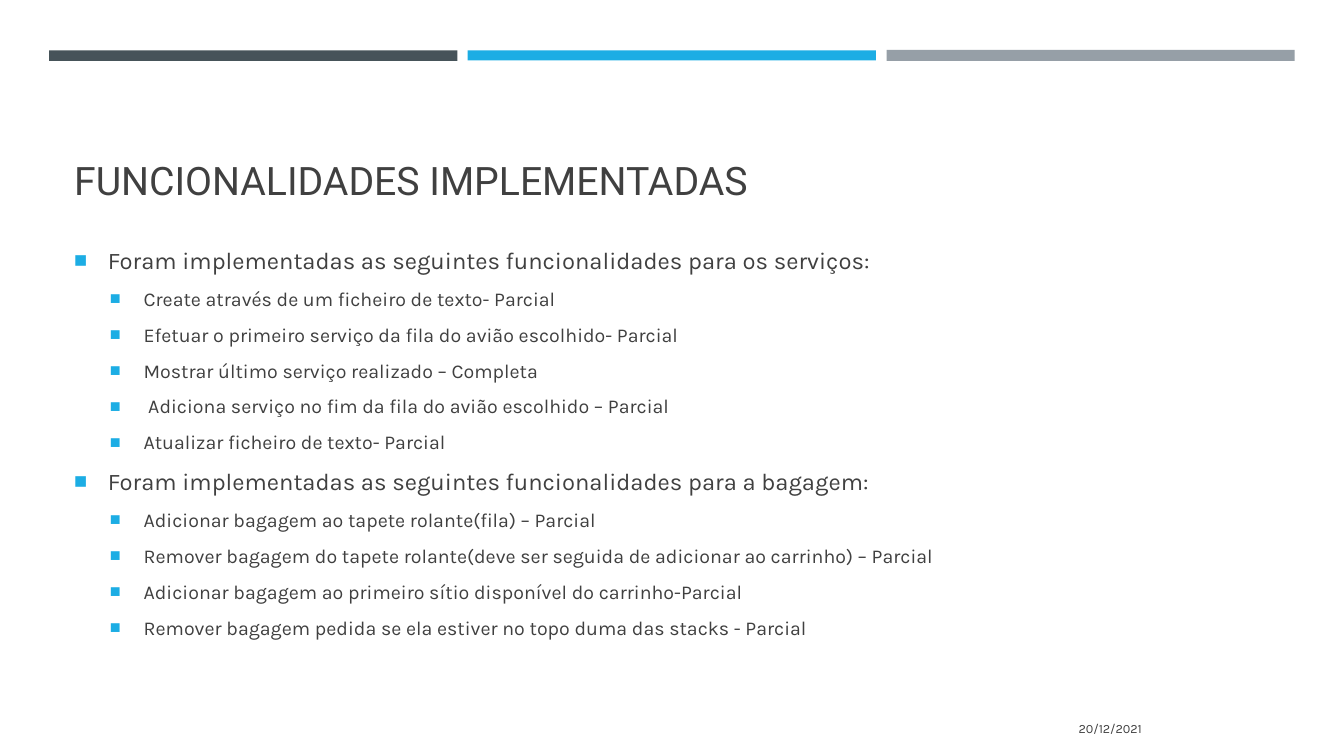
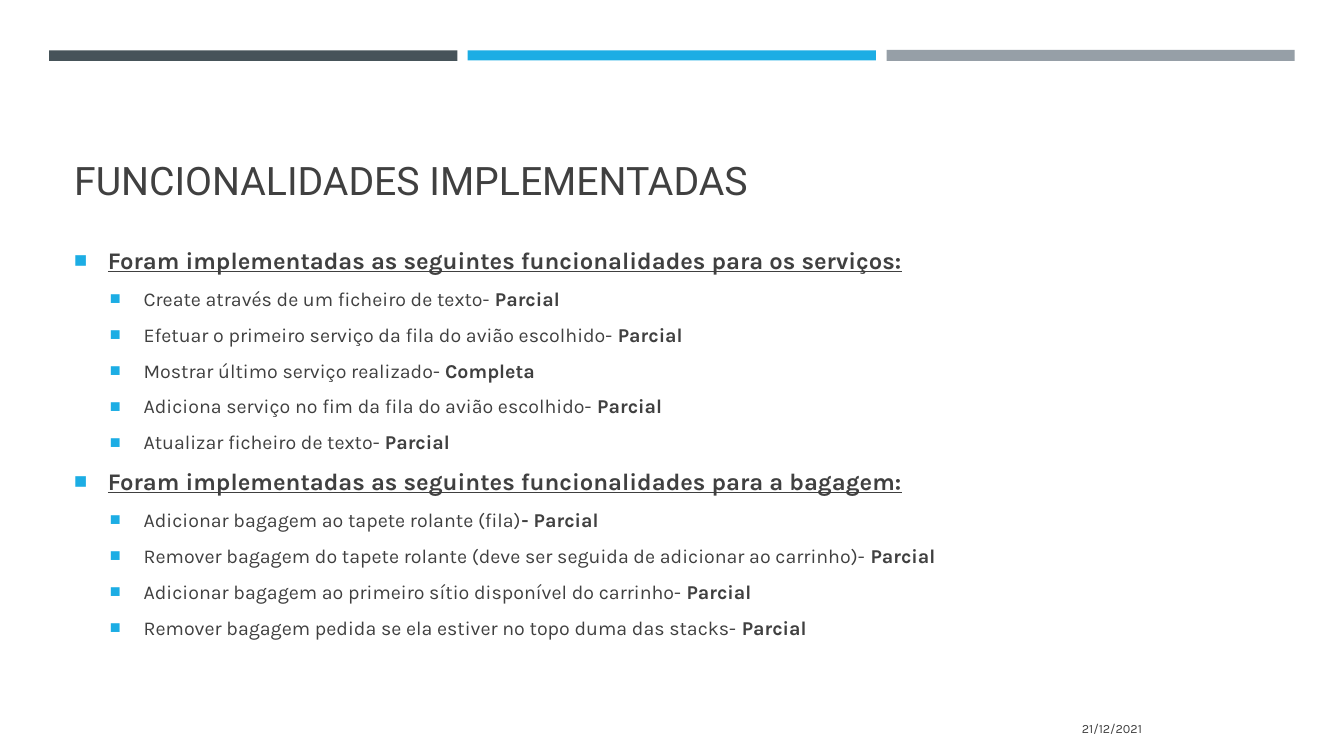
Before and after one commit to CiscoPr/Project-A-irlines-ED-, a slide deck: slide 8 of UMLS_AED/PROJ_AED.pptx. Drawn at 1344x756 pixels with LibreOffice and Linux fonts; fonts in the diff are those of the drawing. Boxes give left, top, right and bottom in pixels: in the first picture for what was removed or moved away, otherwise in the second. Text is boxed around its words. In the diff, an @@ line names an element or a change of style, - is before the commit and + after.

```diff
--- a/UMLS_AED/PROJ_AED.pptx
+++ b/UMLS_AED/PROJ_AED.pptx
@@ text at [108, 252, 902, 496]: bold on in "Foram implementadas as seguintes funcionalidades para os ...", "Parcial", "Parcial", "Parcial" and 1 more places; underline on in "Foram implementadas as seguintes funcionalidades para os ...", "Foram implementadas as seguintes funcionalidades para a ..." @@
@@ text at [144, 363, 662, 417]: text changed @@
-  ■ Mostrar último serviço realizado – Completa
-  ■ Adiciona serviço no fim da fila do avião escolhido – Parcial
+  ■ Mostrar último serviço realizado- Completa
+  ■ Adiciona serviço no fim da fila do avião escolhido- Parcial
@@ text at [144, 513, 936, 640]: text changed @@
-  ■ Adicionar bagagem ao tapete rolante(fila) – Parcial
-  ■ Remover bagagem do tapete rolante(deve ser seguida de adicionar ao carrinho) – Parcial
-  ■ Adicionar bagagem ao primeiro sítio disponível do carrinho-Parcial
-  ■ Remover bagagem pedida se ela estiver no topo duma das stacks - Parcial
+  ■ Adicionar bagagem ao tapete rolante (fila)- Parcial
+  ■ Remover bagagem do tapete rolante (deve ser seguida de adicionar ao carrinho)- Parcial
+  ■ Adicionar bagagem ao primeiro sítio disponível do carrinho- Parcial
+  ■ Remover bagagem pedida se ela estiver no topo duma das stacks- Parcial
@@ text at [1082, 724, 1142, 734]: text changed @@
-20/12/2021
+21/12/2021
```
Also in this commit, not shown: 8 other slides changed.
